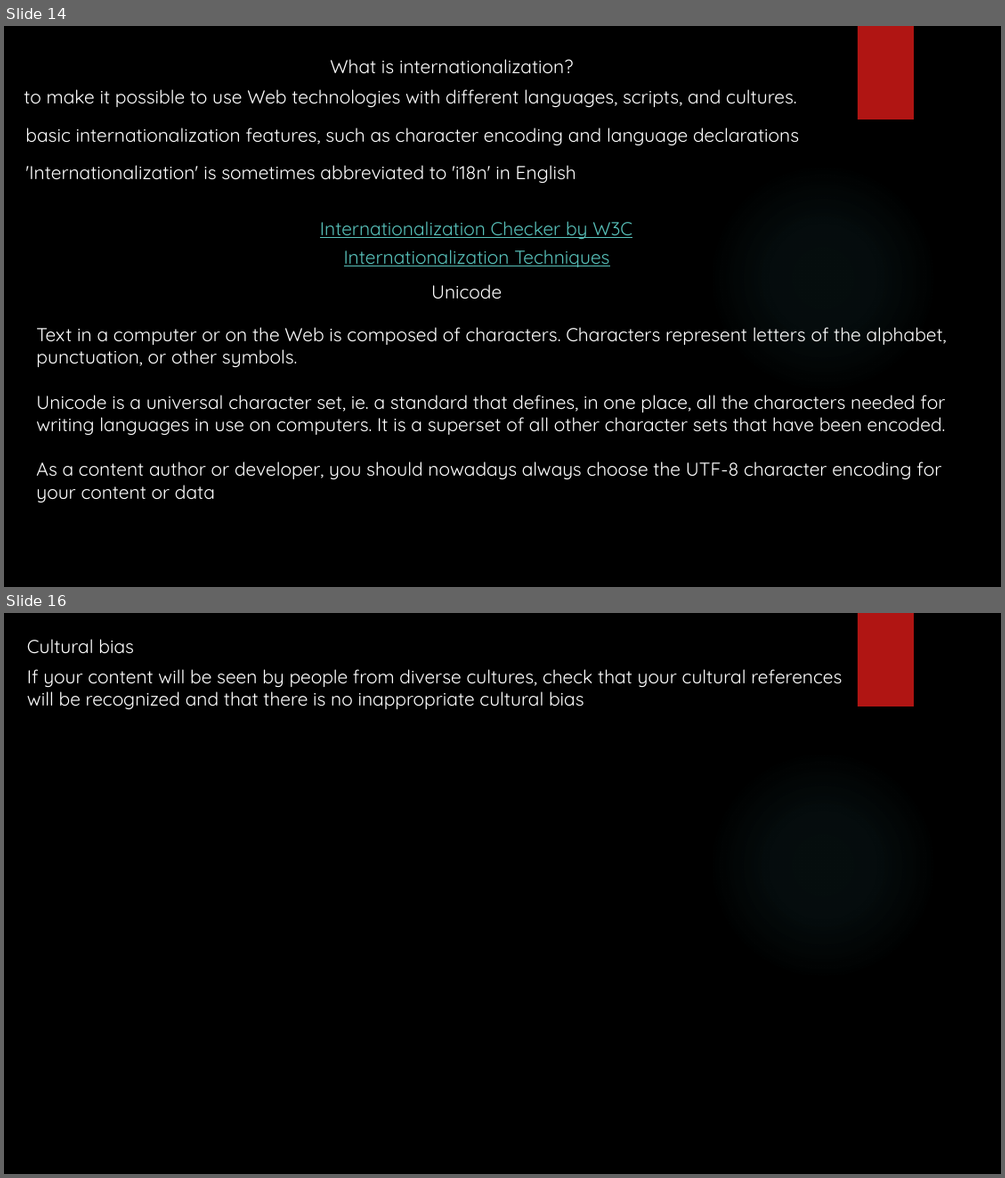
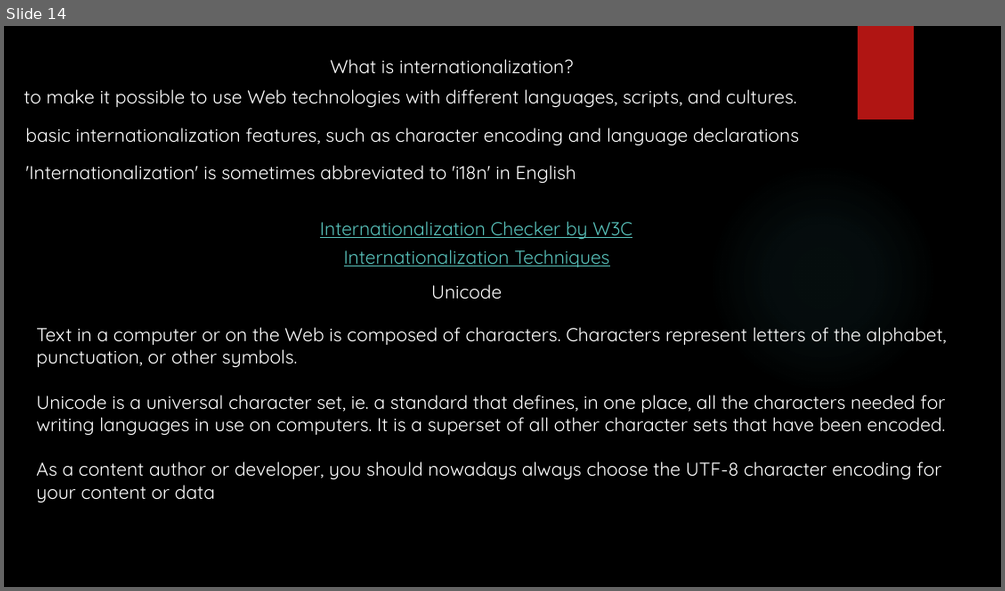
Before and after one commit to yogeshwar1996/HTML5CSS, a slide deck: Fundamentals of HTML and CSS.pptx. Shown one above the other, each under a label of ours: slides 14 and 16 before the commit, slide 14 after it; the slides between them are not shown. The pictures are 1005x1178 and 1005x591 pixels, drawn with LibreOffice and Linux fonts; fonts in the diff are those of the drawing; background and template pictures are left out. Boxes give left, top, right and bottom in pixels: in the first picture for what was removed or moved away, otherwise in the second. Text is boxed around its words. In the diff, an @@ line names an element or a change of style, - is before the commit and + after.

```diff
--- a/Fundamentals of HTML and CSS.pptx
+++ b/Fundamentals of HTML and CSS.pptx
@@ slide 16 removed at bbox=[4, 613, 1001, 1174], background picture (left out); not listed: 2 template elements that a slide beside it also shows @@
@@ text removed at bbox=[27, 639, 134, 654] @@
-Cultural bias
@@ text removed at bbox=[27, 669, 841, 710] @@
-If your content will be seen by people from diverse cultures, check that your cultural references will be recognized and that there is no inappropriate cultural bias
```
Also in this commit, not shown: 1 slide changed, 1 slide added.
